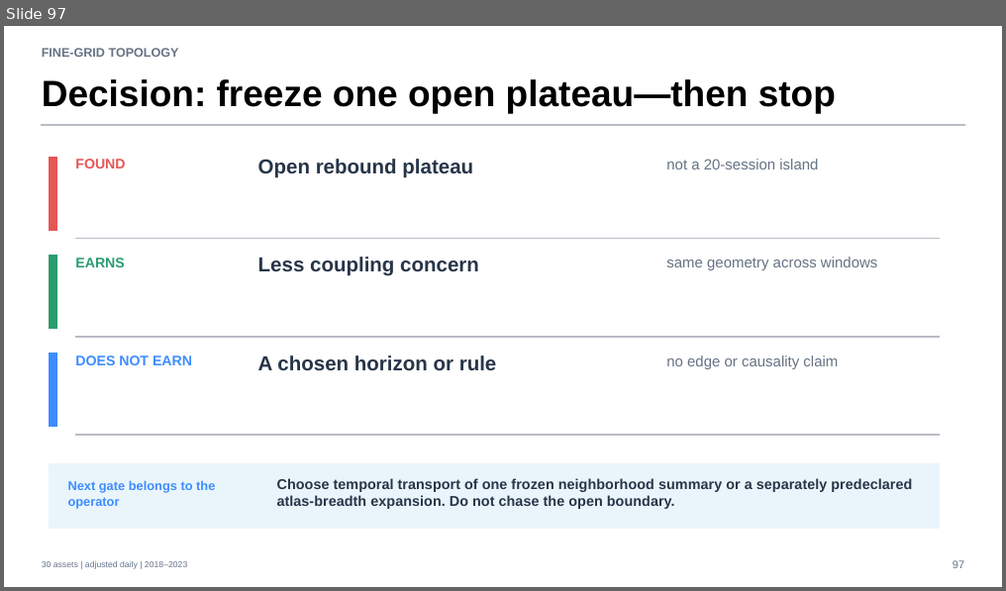
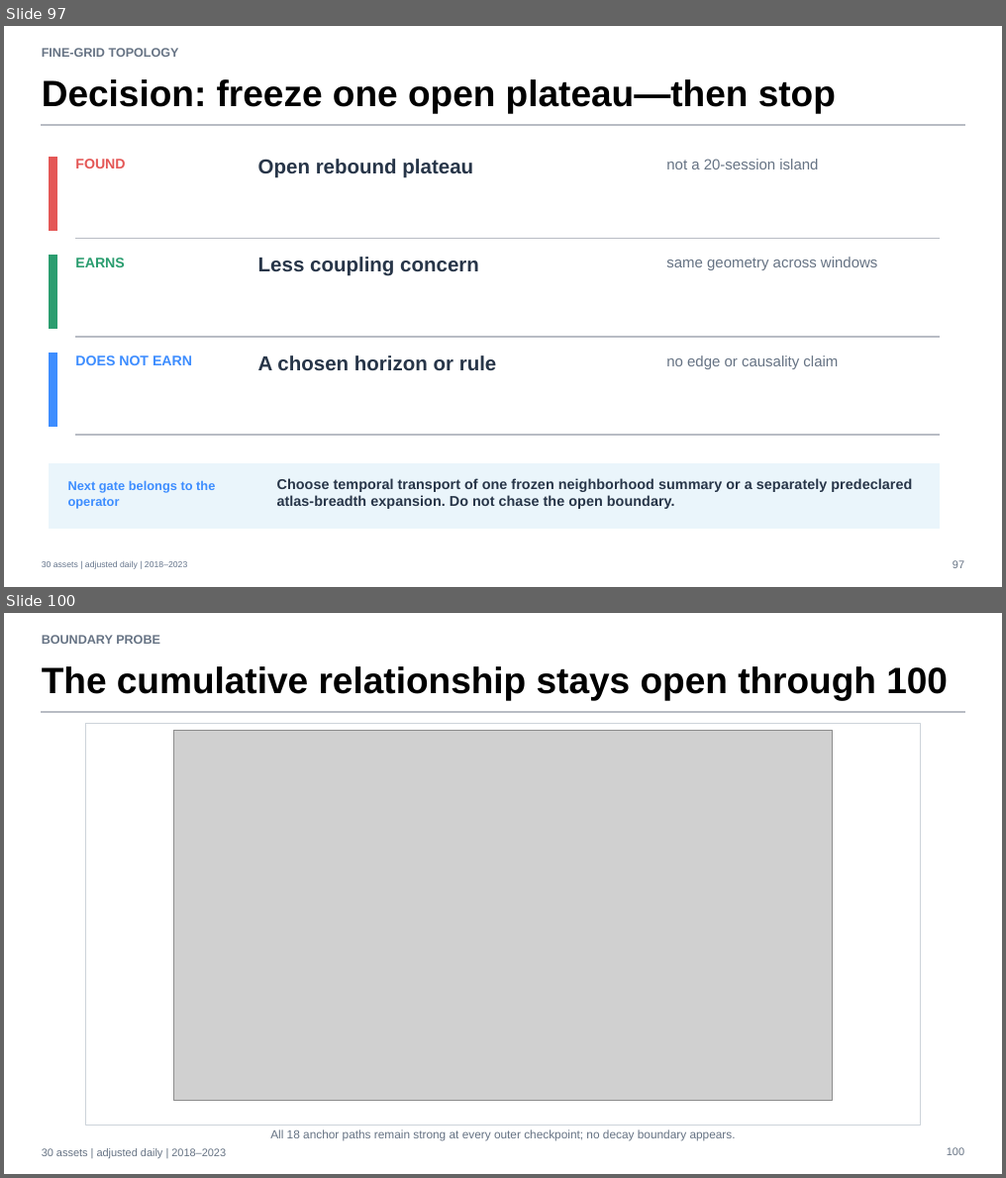
Before and after one commit to Francisc0Franc0/Time-Series-Modeling-Gen5, a slide deck: operator_hypothesis_lab/presentations/tsla_descriptive_microscope_evidence.pptx. Shown one above the other, each under a label of ours: slide 97 before the commit, slides 97 and 100 after it; the slides between them are not shown. The pictures are 1006x591 and 1006x1178 pixels, drawn with LibreOffice and Linux fonts; fonts in the diff are those of the drawing; grey boxes stand for pictures. Boxes give left, top, right and bottom in pixels: in the first picture for what was removed or moved away, otherwise in the second. Text is boxed around its words. In the diff, an @@ line names an element or a change of style, - is before the commit and + after.

Commit message:
Probe loss-rebound boundary through 100 sessions

```diff
--- a/operator_hypothesis_lab/presentations/tsla_descriptive_microscope_evidence.pptx
+++ b/operator_hypothesis_lab/presentations/tsla_descriptive_microscope_evidence.pptx
@@ slide 100 added at <box>4,613,1002,1174</box>, background #FFFFFF @@
@@ text added at <box>42,635,160,644</box>, 12 pt, text #667384, bold @@
+BOUNDARY PROBE
@@ text added at <box>42,666,947,700</box>, 35.2 pt, text #000000, bold @@
+The cumulative relationship stays open through 100
@@ rectangle added at <box>42,711,964,713</box>, fill #B8BCC4, outline #B8BCC4 0 pt @@
@@ rectangle added at <box>85,724,921,1125</box>, fill #FFFFFF, outline #CDD3DA 0.75 pt @@
@@ picture added at <box>174,730,833,1100</box> @@
@@ text added at <box>270,1130,736,1142</box>, 11.2 pt, text #667384 @@
+All 18 anchor paths remain strong at every outer checkpoint; no decay boundary appears.
@@ text added at <box>42,1149,226,1158</box>, 10.5 pt, text #667384 @@
+30 assets | adjusted daily | 2018–2023
@@ text added at <box>946,1148,964,1156</box>, 10.5 pt, text #667384 @@
+100
```
Also in this commit, not shown: 7 other slides added, 6 other files.
